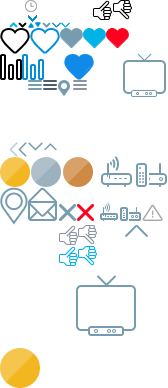
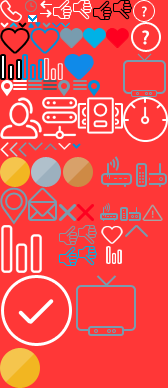
Layered file, before and after one edit (168px x 388px). Changes by layer:
added layer "Слой 176" above "Слой 175" over (x1=72, y1=143, x2=81, y2=149)
added layer "Слой 175" above "Слой 172" over (x1=88, y1=80, x2=100, y2=97)
showed "Фон" over (x1=0, y1=0, x2=168, y2=388)
